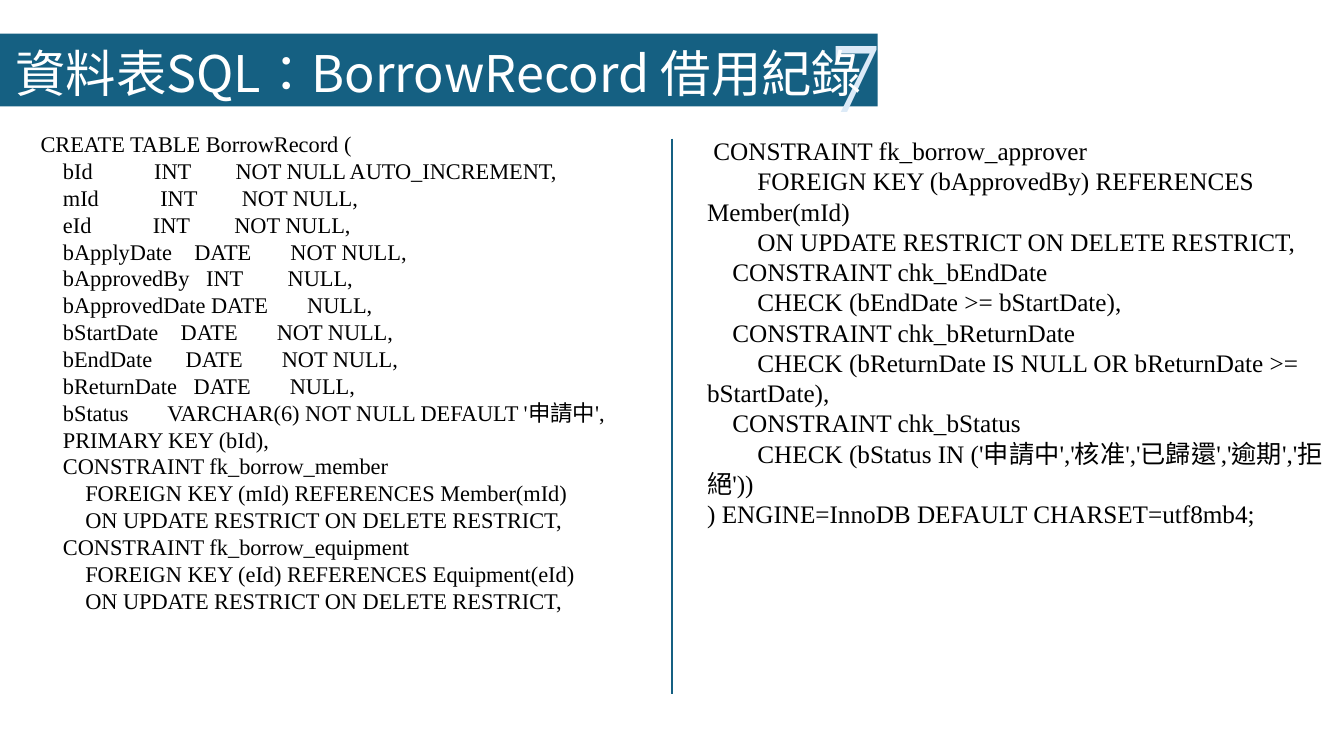
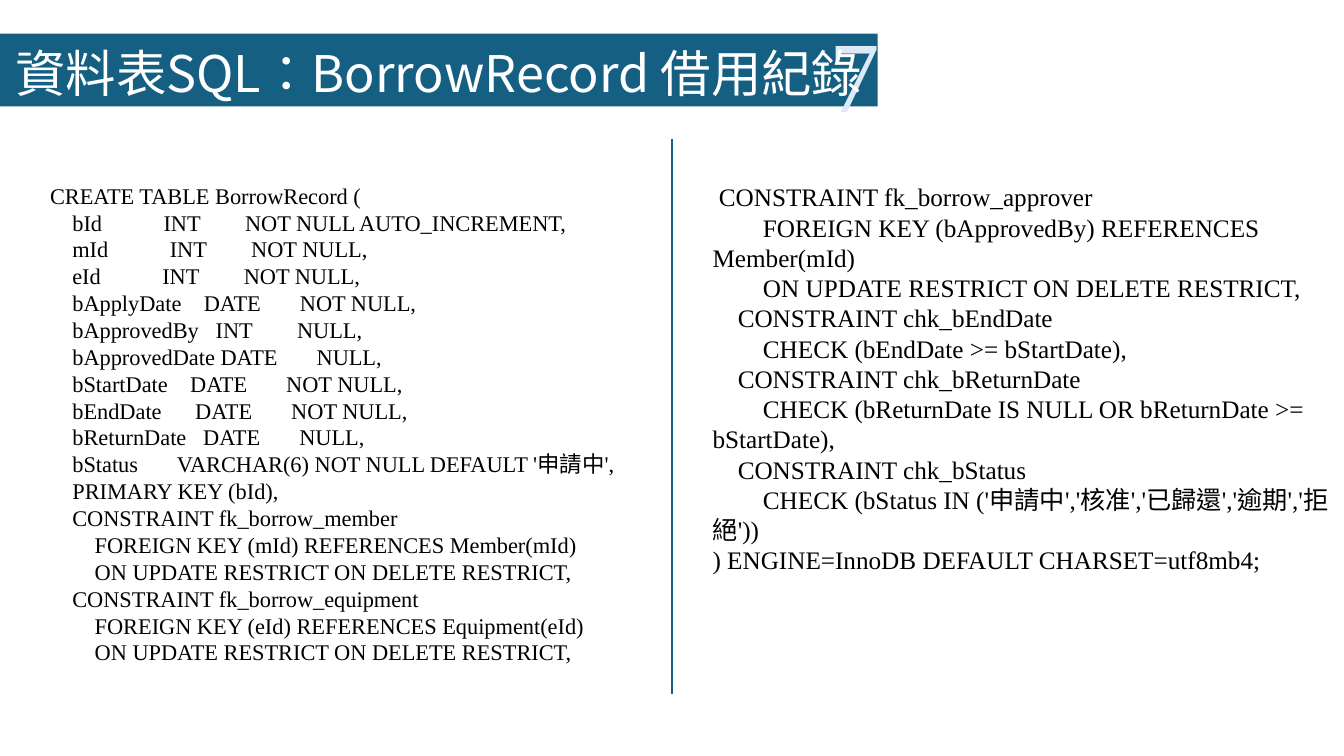
Before and after one commit to LazyEmotionO/NFU_DATABASE, a slide deck: slide 23 of 第四組_資料庫系統期末Part II簡報.pptx. Drawn at 1344x756 pixels with LibreOffice and Linux fonts; fonts in the diff are those of the drawing. Boxes give left, top, right and bottom in pixels: in the first picture for what was removed or moved away, otherwise in the second. Text is boxed around its words. In the diff, an @@ line names an element or a change of style, - is before the commit and + after.

```diff
--- a/第四組_資料庫系統期末Part II簡報.pptx
+++ b/第四組_資料庫系統期末Part II簡報.pptx
@@ text "CREATE TABLE BorrowRecord (": place and size @@
-text "CREATE TABLE BorrowRecord (" at (41,136,605,613)
+text "CREATE TABLE BorrowRecord (" at (50,188,614,664)
@@ text "CONSTRAINT fk_borrow_approver": place and size @@
-text "CONSTRAINT fk_borrow_approver" at (707,142,1323,527)
+text "CONSTRAINT fk_borrow_approver" at (713,188,1328,573)
```
Also in this commit, not shown: 13 other slides changed, 1 slide added.
